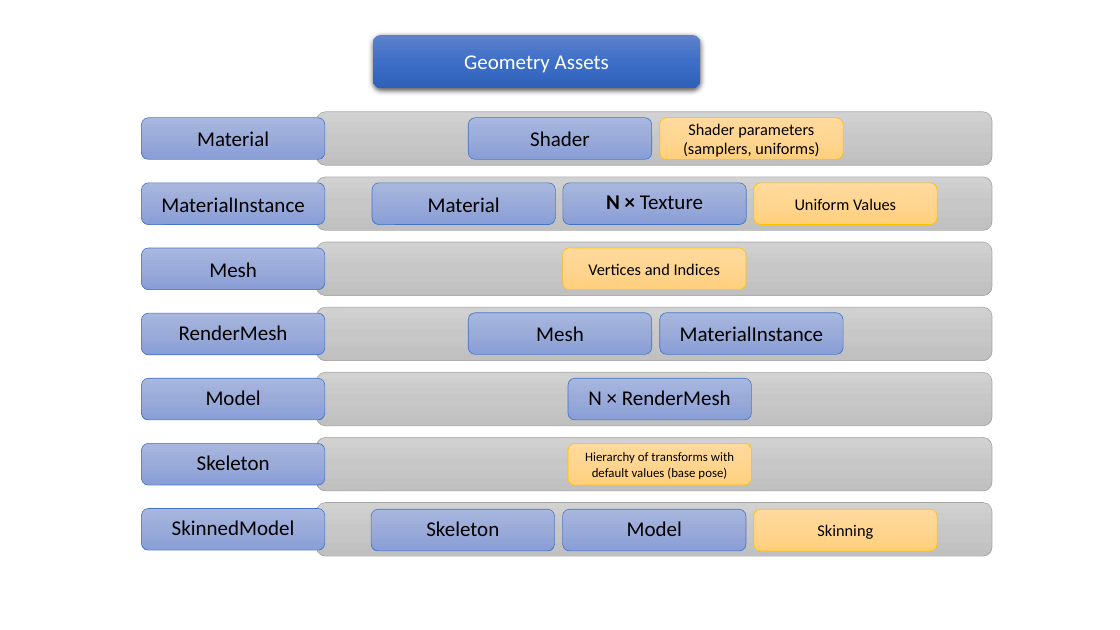
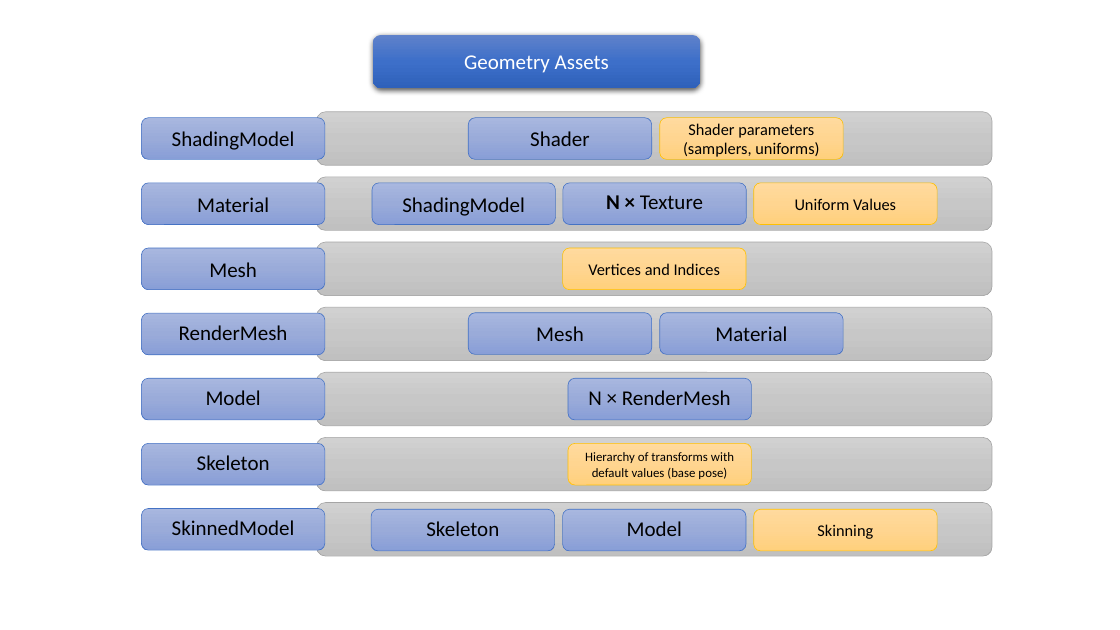
Before and after one commit to pawel-kaleta/FoolsEngine, a slide deck: slide 7 of Documentation/Asset Pipeline.pptx (slide 5 before the commit). Drawn at 1120x630 pixels with LibreOffice and Linux fonts; fonts in the diff are those of the drawing. Boxes give left, top, right and bottom in pixels: in the first picture for what was removed or moved away, otherwise in the second. Text is boxed around its words. In the diff, an @@ line names an element or a change of style, - is before the commit and + after.

```diff
--- a/Documentation/Asset Pipeline.pptx
+++ b/Documentation/Asset Pipeline.pptx
@@ rounded rectangle added at bbox=[141, 118, 324, 160], fill gradient #A8B7DF to #9AABD9 to #889ED7, outline #4472C4 0.5 pt, 18 pt, text #000000 @@
+ShadingModel
@@ rounded rectangle "Material": place and size @@
-rounded rectangle "Material" at bbox=[141, 118, 324, 160]
+rounded rectangle "Material" at bbox=[141, 183, 324, 225]
@@ rounded rectangle removed at bbox=[141, 183, 324, 225] @@
-MaterialInstance
@@ text in rounded rectangle at bbox=[402, 197, 525, 216]: text changed @@
-Material
+ShadingModel
@@ text in rounded rectangle at bbox=[715, 326, 787, 341]: text changed @@
-MaterialInstance
+Material
```
Also in this commit, not shown: 3 other slides changed, 2 slides added, 29 other files.
